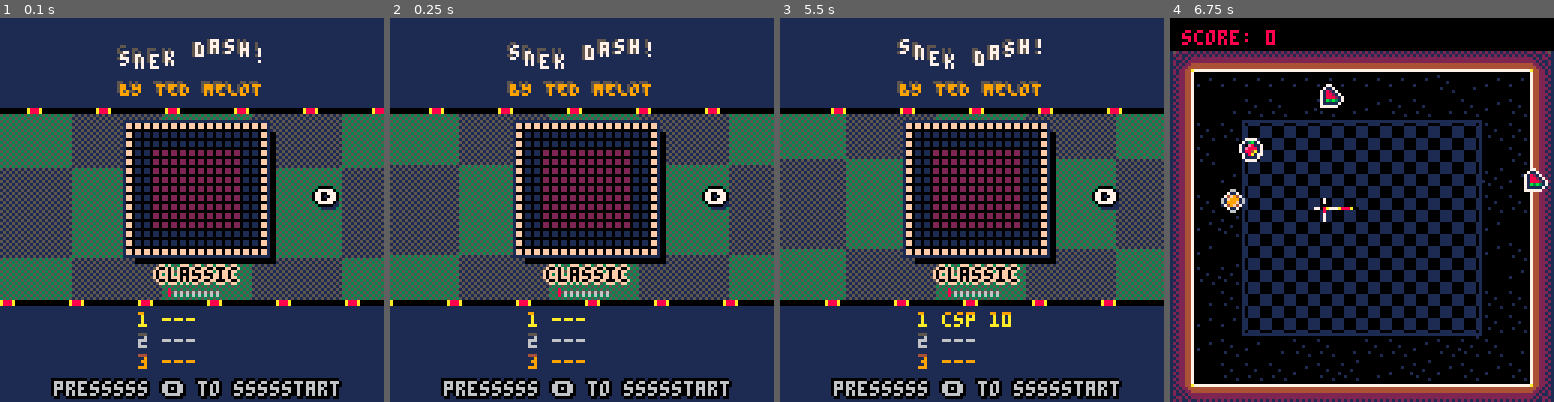
Above: before the commit, frames 1-4 (left to right).
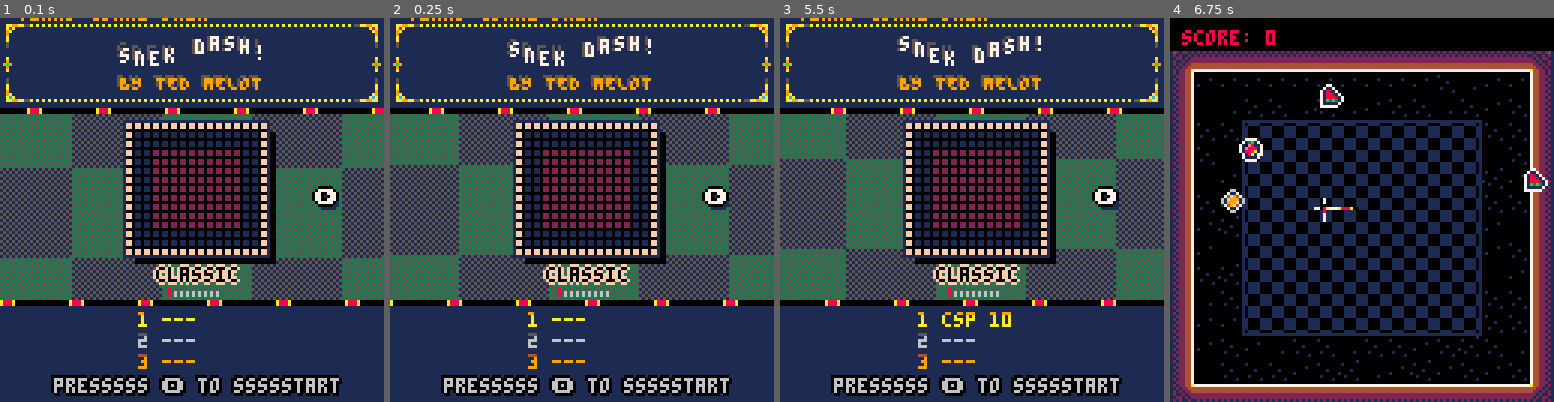
Above: after the commit, the same moments.

Repository: tmelot2/pico-8
Game: PICO-8 cartridge snekdash.p8
Two runs of this game, one before a commit and one after it. Both use one fixed random seed, a clock stepped at 60 frames per second and the inputs below.
Inputs:
- Up to frame 1 (0.1 s): no input
- Up to frame 2 (0.25 s): no input
- Up to frame 3 (5.5 s): tap O (Z key) at 0.33, 0.7, 1.43, 2.22, 3.1, 3.98, 4.87 s; tap X (X key) at 1.07, 2.07, 2.4, 2.73, 3.07, 3.4, 3.73, 4.07, 4.4, 4.73, 5.07, 5.4 s; hold Left 1.97-2.37 s; hold Down 2.42-2.82 s; hold Right 2.87-3.53 s; hold Up 3.58-4.08 s; hold Right 4.13-4.53 s; hold Down 4.58-5.08 s; hold Left from 5.13 s (still down)
- Up to frame 4 (6.75 s): tap X (X key) every 0.33 s from 5.73 to 6.73 s; tap O (Z key) at 5.75, 6.63 s; release Left at 5.8 s; hold Up 5.85-6.18 s; hold Left 6.23-6.63 s; hold Down from 6.68 s (still down)

The runs differ from the first frame. In frame 1, 5.7% of the frame differs, in the area x 0-100%, y 0-100%; in frame 2, 5.7%; in frame 3, 5.7%; in frame 4, nothing differs.

Commit message:
Add flourish graphics, add color selection text & animation, update title screen

Diff:
--- a/snekdash.p8
+++ b/snekdash.p8
@@ -45,11 +45,11 @@
 DASH_RELOAD_FRAMES=4
 
 snakepalettes = {
- [1]={name='plain', p={3,3,3,2,2,1,0}},
- [2]={name='texascoralsnake', p={0,0,0,10,8,8,8,10}},
- [3]={name='snakezero', p={12,12,1,1,0,12,12,1,1,0,0}},
- [4]={name='snakorpion', p={10,10,0,0,10,10,0,0,10,10,10,10,0,0}},
- [5]={name='rainbow', p={7,7,14,14,8,8,9,9,10,10,11,11,3,3,12,12,2,2}}
+ [1]={name='snek', p={3,3,3,2,2,1,0}},
+ [2]={name='texas coral snek', p={0,0,0,10,8,8,8,10}},
+ [3]={name='snek-zero', p={12,12,1,1,0,12,12,1,1,0,0}},
+ [4]={name='snekorpion', p={10,10,0,0,10,10,0,0,10,10,10,10,0,0}},
+ [5]={name='rainbow snek', p={7,7,14,14,8,8,9,9,10,10,11,11,3,3,12,12,2,2}}
 }
 curPal=2
 snakepalette=snakepalettes[curPal].p
@@ -167,12 +167,12 @@
   end
 end
 
-
 -- atitle
 function titleinit()
 	timer=80
 	slt=5 -- select level timer, for anim
 	dir=0 --0 left, 1 right
+  scd={t=0, y=-5, v=2} -- snek color display
 	if (play_music) music(3)
 	hs=read_scores(curLevel)
 end
@@ -200,18 +200,44 @@
 	end
 
   --ud
+  colorChanged=false
   if btnp(2) then
-    -- sfx(11)
-    if (curPal>1) sfx(11)
+    if (curPal>1) then
+      sfx(11)
+      colorChanged=true
+    end
   	curPal-=1
   elseif btnp(3) then
-    -- sfx(13)
-    if (curPal<#snakepalettes) sfx(13)
+    if (curPal<#snakepalettes) then
+      sfx(13)
+      colorChanged=true
+    end
   	curPal+=1
   end
   if (curPal<1) curPal=1
   if (curPal>#snakepalettes) curPal=#snakepalettes
   snakepalette=snakepalettes[curPal].p
+
+  if colorChanged then
+    scd.t=1
+    scd.y=-5
+  end
+  if scd.t>0 then
+    -- animate in
+    if scd.t<5 then
+      scd.y+=scd.v
+    end
+    -- animate out
+    if scd.t>20 then
+      scd.y-=scd.v
+    end
+    -- end animation
+    if scd.y<-10 then
+      scd.t=0
+    else
+      scd.t+=1
+    end
+  end
 
   -- o
 	if btnp(4) then
@@ -238,7 +264,6 @@
       y1+=3*sin(timer/140)+1
 
       rectfill(x1,y1, x1+w,y1+w, c)
-      -- rect(x1,y1, x1+w,y1+w, 2)
     end
   end
   clip()
@@ -266,21 +291,32 @@
     pset(x,by+65,c)
   end
 
+  -- rectfill(2,2,125,27,5)
+  -- fillp(0x8421.8)
+  -- rectfill(2,2,125,27,2)
+  -- fillp()
+  dottedLine(3,2,125,2,2,10)
+  dottedLine(3,27,125,27,2,10)
+
   local titletxt="snek dash!"
   x=29
-  y=9
+  y=8
   wavyPrint(titletxt, x, y, 2, 5)
   wavyPrint(titletxt, x+1, y+1, 3, 7)
 
   -- words
   local bx=40
-  local by=21
+  local by=19
   local byStr='BY TED MELOT'
   print(byStr, bx-1, by-1, 5)
   print(byStr, bx, by, 9)
 
+  -- snek color selection
+  print(snakepalettes[curPal].name, 5, scd.y, 5)
+  print(snakepalettes[curPal].name, 5+1, scd.y+1, 9)
+
   local bx=18
-  local by=122
+  local by=121
   local startStr = "presssss 🅾️ to ssssstart"
   wavyPrintAll(startStr, bx-1, by-1, 1, 0)
   wavyPrintAll(startStr, bx-1, by, 1, 0)
@@ -356,6 +392,19 @@
       pset(bx+2*i, by-1, 6)
     end
   end
+
+  -- corner flourishes
+  spr(45,2,20,1,1,false,false) -- top half, bottom left
+  spr(45,118,20,1,1,true,false) -- top half, bottom right
+  spr(29,2,2,1,1,false,true) -- top half, top left
+  spr(29,118,2,1,1,true,true) -- top half, top right
+
+  spr(61,-1,12)
+  spr(61,122,12)
+  -- spr(45,2,98,1,1,false,true) -- bottom half, top left
+  -- spr(45,118,98,1,1,true,true) -- bottom half, top right
+  -- spr(29,2,33,1,1,false,true) -- top half, top left
+  -- spr(29,2,85,1,1,false,false) -- top half, bottom left
 end
 
 function getHighScoreText(slot, name, score)
@@ -1465,6 +1514,19 @@
     return 1
   else
     return -1
+  end
+end
+
+function dottedLine(x0, y0, x1, y1, spacing, col)
+  local dx = x1 - x0
+  local dy = y1 - y0
+  local len = sqrt(dx*dx + dy*dy)
+  local steps = flr(len / spacing)
+  for i=0,steps do
+    local t = i / steps
+    local x = x0 + dx * t
+    local y = y0 + dy * t
+    pset(x, y, col)
   end
 end
 
Not shown, changed: 21 lines of the sprite sheet (__gfx__) section of snekdash.p8
